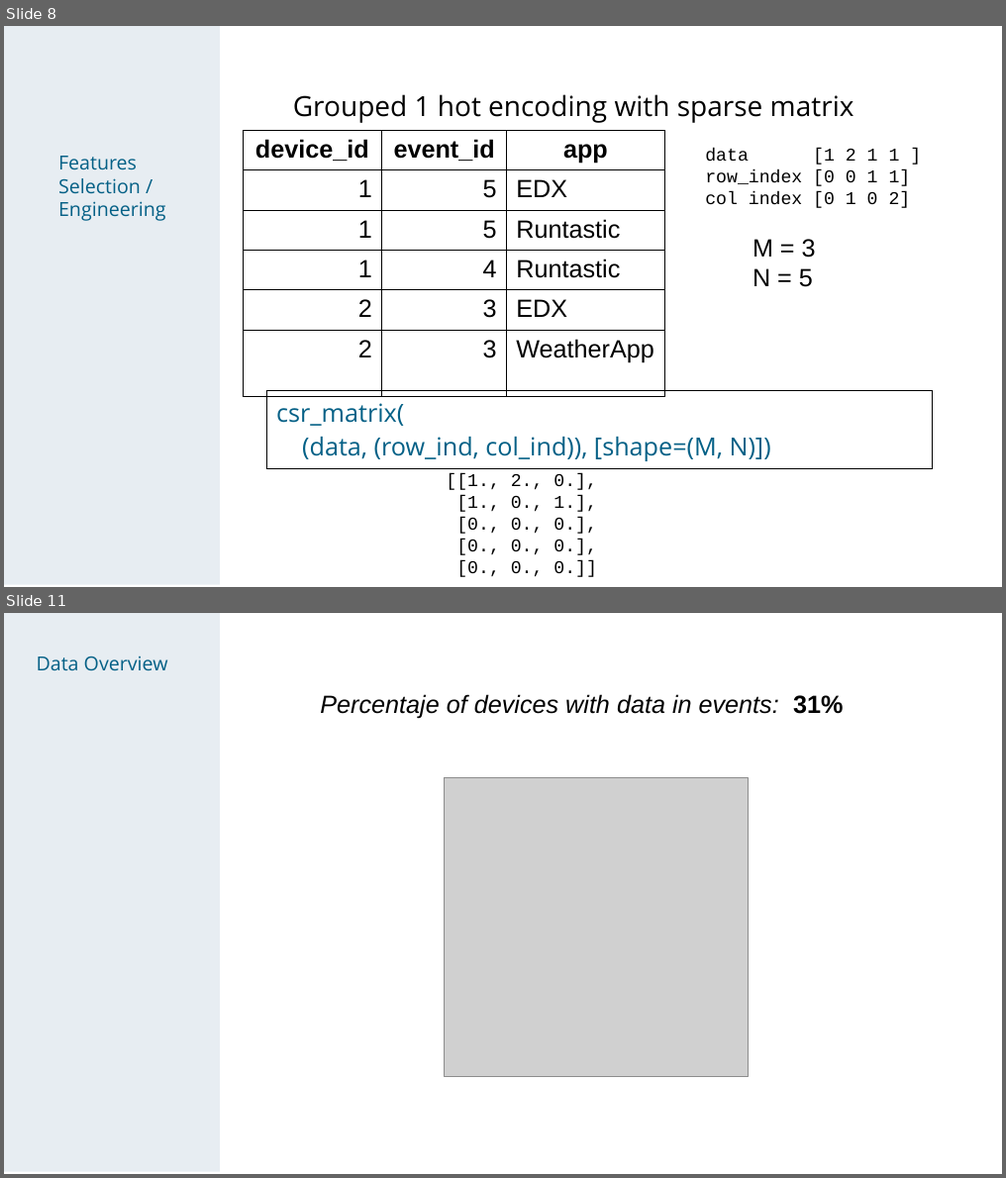
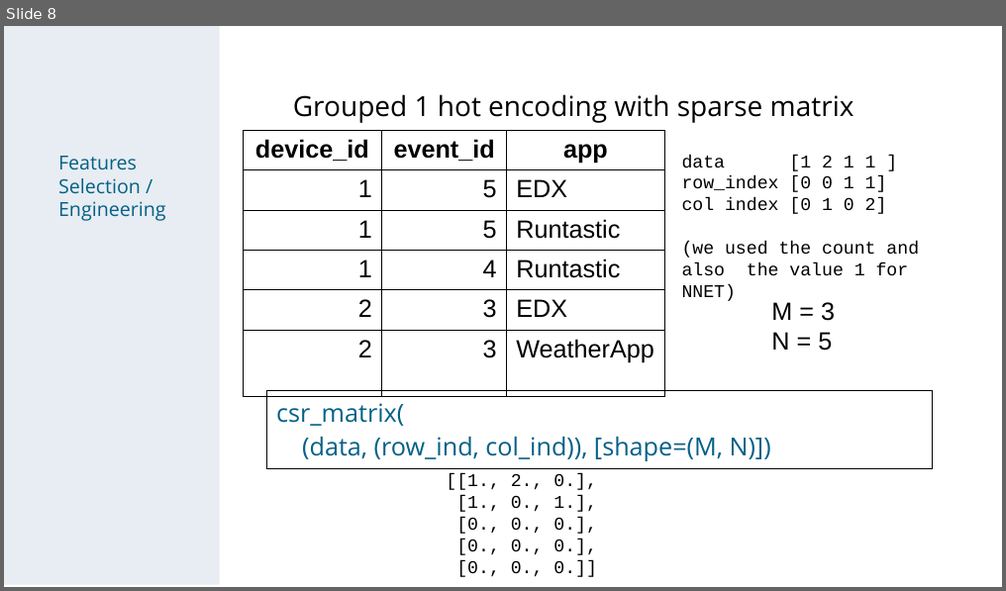
Before and after one commit to chechir/talking_data, a slide deck: brussels/deck_overview_detail.odp. Shown one above the other, each under a label of ours: slides 8 and 11 before the commit, slide 8 after it; the slides between them are not shown. The pictures are 1006x1178 and 1006x591 pixels, drawn with LibreOffice and Linux fonts; fonts in the diff are those of the drawing; grey boxes stand for pictures. Boxes give left, top, right and bottom in pixels: in the first picture for what was removed or moved away, otherwise in the second. Text is boxed around its words. In the diff, an @@ line names an element or a change of style, - is before the commit and + after.

```diff
--- a/brussels/deck_overview_detail.odp
+++ b/brussels/deck_overview_detail.odp
@@ slide 11 removed at (x1=4, y1=613, x2=1002, y2=1174), background #FFFFFF @@
@@ rectangle removed at (x1=4, y1=613, x2=220, y2=1171) @@
@@ text removed at (x1=37, y1=656, x2=168, y2=671) @@
-Data Overview
@@ text removed at (x1=320, y1=694, x2=843, y2=719) @@
-Percentaje of devices with data in events: 31%
@@ picture removed at (x1=445, y1=777, x2=748, y2=1076) @@
@@ slide 8 changed as well @@
@@ text "data [1 2 1 1 ..." moved from (x1=705, y1=148, x2=911, y2=208) to (x1=682, y1=155, x2=919, y2=301) @@
@@ text at (x1=682, y1=241, x2=919, y2=301): paragraph added @@
+(we used the count and also the value 1 for NNET)
@@ text "M = 3" moved from (x1=752, y1=239, x2=816, y2=287) to (x1=771, y1=302, x2=835, y2=351) @@
```
Also in this commit, not shown: 7 other slides changed, 3 slides added, 4 other slides removed, 1 other file.
